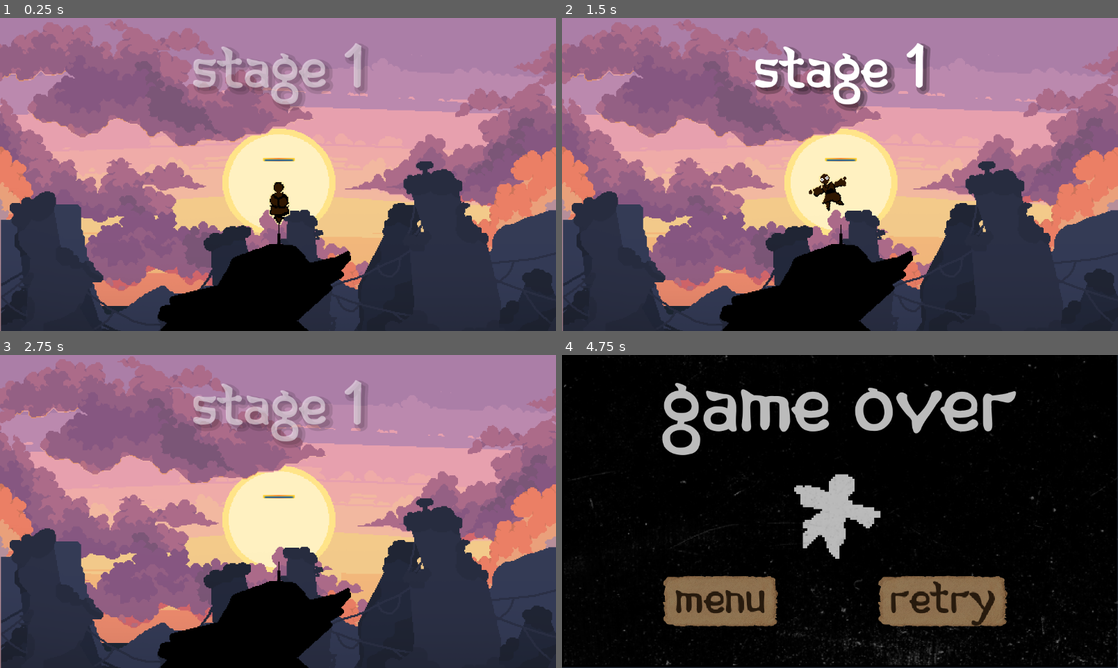
Above: before the commit, frames 1-4 (two rows, left to right).
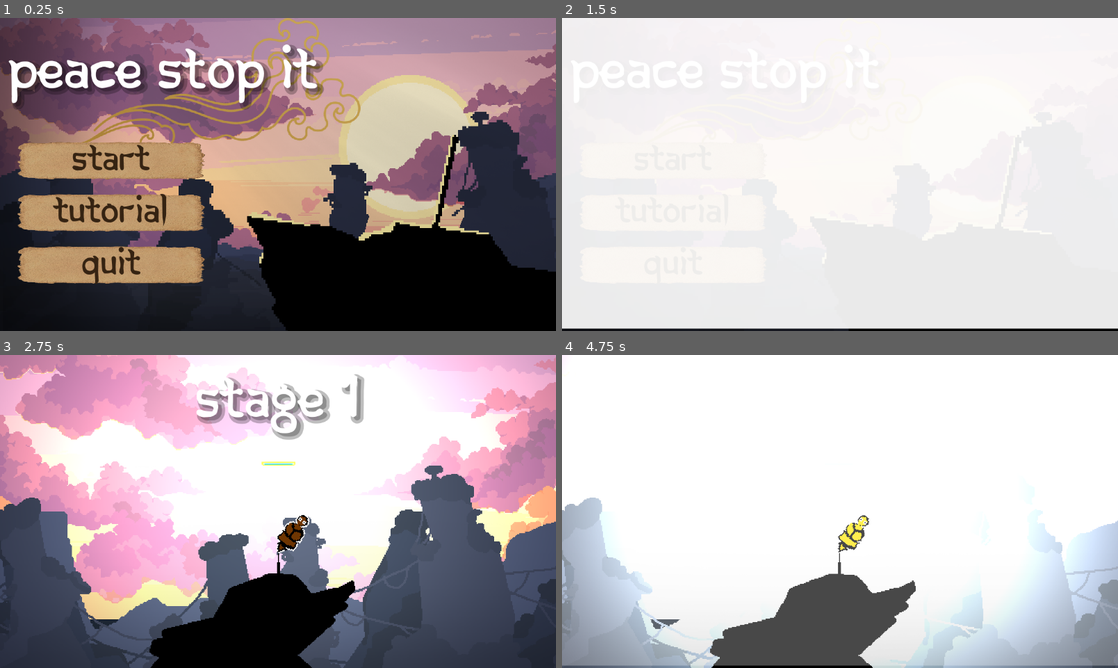
Above: after the commit, the same moments.

Repository: BluePolar282/Jame-Gam-58-2
Game: Godot game, scene res://Jame-Gam-58/UI/scenes/main_manu.tscn
Two runs of this game, one before a commit and one after it. Both use one fixed random seed, a clock stepped at 60 frames per second and the inputs below. Before the commit the project starts from res://Jame-Gam-58/Utilities/scenes/main_scene.tscn.
Inputs (mouse positions are in pixels of both pictures, inside the frame that each line leads up to):
- Up to frame 1 (0.25 s): no input
- Up to frame 2 (1.5 s): click (673, 161) at 0.5 s, where only the run after the commit has a clickable "Start"; click (684, 158) at 1.25 s, where only the run after the commit has a clickable "Start"
- Up to frame 3 (2.75 s): tap Enter at 2 s; move the mouse to (305, 511) at 2.02 s; hold W (up) from 2.03 s (still down)
- Up to frame 4 (4.75 s): keep holding W (up); move the mouse to (812, 511) at 2.77 s; move the mouse to (851, 505) at 3.52 s; move the mouse to (834, 517) at 4.27 s

The runs differ from the first frame. In frame 1, 79% of the frame differs, in the area x 0-100%, y 0-100%; in frame 2, 99%; in frame 3, 79%; in frame 4, 100%.

Commit message:
started with ending animation

Diff:
--- a/Jame-Gam-58/Objects/scripts/tower.gd
+++ b/Jame-Gam-58/Objects/scripts/tower.gd
@@ -10,7 +10,7 @@
 
 func _on_area_2d_area_entered(area: Area2D) -> void:
 	if area.is_in_group("Bullet"):
-		Globals.HEALTH = Globals.HEALTH - 0
+		Globals.HEALTH = Globals.HEALTH - 1
 		area.get_parent().queue_free()
 		currently_animating = true
 		$AnimatedSprite2D.play("damage")
@@ -19,6 +19,7 @@
 
 func _process(delta: float):
 	rotation = Globals.tilt
+	print(Globals.tilt)
 
 	if Globals.tilt > 0.45 or Globals.tilt < -0.45 and Globals.lost == false and currently_animating == false:
 		$AnimatedSprite2D.play("scared")
@@ -32,17 +33,3 @@
 		ragdoll_velocity.y += RAGDOLL_GRAVITY * delta
 		global_position.y += ragdoll_velocity.y * delta
 		return
-
-
-@onready var balance_bar = $"/root/main scene/earlyBar"
-
-func _on_left_side_entered(area: Area2D) -> void:
-	if area.is_in_group("Bullet"):
-		print("left hit")
-		balance_bar.nudge(250.0)
-
-
-func _on_right_side_entered(area: Area2D) -> void:
-	if area.is_in_group("Bullet"):
-		print("right hit")
-		balance_bar.nudge(-250.0)
--- a/Jame-Gam-58/UI/scenes/endscreen.tscn
+++ b/Jame-Gam-58/UI/scenes/endscreen.tscn
@@ -11,9 +11,11 @@
 
 [sub_resource type="LabelSettings" id="LabelSettings_2ehcm"]
 font = ExtResource("6_sifph")
-font_size = 176
-outline_size = 3
+font_size = 156
 outline_color = Color(0, 0, 0, 1)
+shadow_size = 26
+shadow_color = Color(0, 0, 0, 0.180392)
+shadow_offset = Vector2(5.385, 8.83)
 
 [node name="endscreen" type="Control"]
 layout_mode = 3
@@ -32,18 +34,13 @@
 scale = Vector2(2, 1.99383)
 texture = ExtResource("2_qfu7s")
 
-[node name="Sprite2D" type="Sprite2D" parent="CanvasLayer/inner-peace"]
-self_modulate = Color(1, 1, 1, 0.481)
-position = Vector2(0, -6.5)
-scale = Vector2(1, 0.962857)
-texture = ExtResource("3_oxdoe")
-
 [node name="Sprite2D2" type="Sprite2D" parent="CanvasLayer/inner-peace"]
 self_modulate = Color(1, 1, 1, 0.584)
 scale = Vector2(-0.15, -0.15)
 texture = ExtResource("4_agioj")
 
 [node name="death" type="Sprite2D" parent="CanvasLayer"]
+visible = false
 
 [node name="ColorRect" type="ColorRect" parent="CanvasLayer/death"]
 offset_right = 1150.0
@@ -61,13 +58,15 @@
 texture = ExtResource("3_oxdoe")
 
 [node name="CenterContainer" type="CenterContainer" parent="CanvasLayer"]
-anchors_preset = 5
+anchors_preset = -1
 anchor_left = 0.5
+anchor_top = 0.174
 anchor_right = 0.5
+anchor_bottom = 0.174
 offset_left = -265.0
-offset_top = 18.0
+offset_top = -94.752
 offset_right = 262.0
-offset_bottom = 208.0
+offset_bottom = 95.248
 grow_horizontal = 2
 
 [node name="Label" type="Label" parent="CanvasLayer/CenterContainer"]
--- a/Jame-Gam-58/UI/scenes/main_manu.tscn
+++ b/Jame-Gam-58/UI/scenes/main_manu.tscn
@@ -79,7 +79,7 @@
 scroll_scale = Vector2(0.7, 0.7)
 
 [node name="Sprite2D" type="Sprite2D" parent="rock"]
-position = Vector2(576.463, 327.5)
+position = Vector2(596, 352)
 scale = Vector2(1.33535, 1.33535)
 texture = ExtResource("6_ftvnr")
 
@@ -89,6 +89,17 @@
 script = ExtResource("1_fgsbe")
 
 [node name="CanvasLayer" type="CanvasLayer" parent="."]
+
+[node name="fade" type="Sprite2D" parent="CanvasLayer"]
+position = Vector2(184, 333)
+rotation = 1.5708
+scale = Vector2(0.6, 0.6)
+texture = ExtResource("6_tch6l")
+
+[node name="fade2" type="Sprite2D" parent="CanvasLayer"]
+position = Vector2(582, 608)
+scale = Vector2(0.6, 0.6)
+texture = ExtResource("6_tch6l")
 
 [node name="Sprite2D" type="Sprite2D" parent="CanvasLayer"]
 position = Vector2(451, 137)
--- a/Jame-Gam-58/UI/scripts/endscreen.gd
+++ b/Jame-Gam-58/UI/scripts/endscreen.gd
@@ -4,13 +4,12 @@
 # Called when the node enters the scene tree for the first time.
 func _ready() -> void:
 	if Globals.won == true:
+		$CanvasLayer/HBoxContainer.visible = false
 		$CanvasLayer/death.visible = false
 		$"CanvasLayer/inner-peace".visible
-		$CanvasLayer/CenterContainer/Label.text = "finally,
-
-
-		inner peace..."
+		$CanvasLayer/CenterContainer/Label.text = "peace at last"
 	elif Globals.lost == true:
+		$CanvasLayer/HBoxContainer.visible = true
 		$"CanvasLayer/inner-peace".visible= false
 		$CanvasLayer/death.visible
 		$CanvasLayer/CenterContainer/Label.text = "game over"
--- a/Jame-Gam-58/UI/scripts/main_manu.tres
+++ b/Jame-Gam-58/UI/scripts/main_manu.tres
@@ -4,7 +4,7 @@
 
 [resource]
 font = ExtResource("1_qt8g4")
-font_size = 126
+font_size = 121
 outline_color = Color(0, 0, 0, 1)
 shadow_size = 26
 shadow_color = Color(0, 0, 0, 0.254)
--- a/Jame-Gam-58/Utilities/scenes/main_scene.tscn
+++ b/Jame-Gam-58/Utilities/scenes/main_scene.tscn
@@ -1,9 +1,10 @@
-[gd_scene load_steps=23 format=3 uid="uid://cedmi77yo3ej"]
-
-[ext_resource type="Script" path="res://Jame-Gam-58/Utilities/scripts/main_scene.gd" id="1_hko3k"]
+[gd_scene load_steps=25 format=3 uid="uid://cedmi77yo3ej"]
+
 [ext_resource type="PackedScene" uid="uid://bx4u72kmieiup" path="res://Jame-Gam-58/Utilities/scenes/bullet_spawner.tscn" id="1_ox7t7"]
 [ext_resource type="PackedScene" uid="uid://guryynls3o1l" path="res://Jame-Gam-58/Objects/scenes/tower.tscn" id="2_7mml0"]
+[ext_resource type="Texture2D" uid="uid://byobtri63orhw" path="res://Jame-Gam-58/Utilities/assets/Glow-PNG-File.png" id="2_ko6oc"]
 [ext_resource type="PackedScene" uid="uid://dwi8nac8a67fu" path="res://Jame-Gam-58/Objects/scenes/shield.tscn" id="3_gvl8j"]
+[ext_resource type="Script" path="res://Jame-Gam-58/Utilities/scripts/point_light_2d.gd" id="4_40aq8"]
 [ext_resource type="Script" path="res://Jame-Gam-58/Utilities/scripts/balanceBar.gd" id="5_5dlt0"]
 [ext_resource type="Texture2D" uid="uid://34m50dj66vc" path="res://Jame-Gam-58/Utilities/assets/Black-Fade-PNG-Isolated-File.png" id="5_07asn"]
 [ext_resource type="Texture2D" uid="uid://cy3q253kcbkte" path="res://Jame-Gam-58/Objects/earlyAssets/earlyHead.png" id="5_15ev6"]
@@ -22,13 +23,117 @@
 [ext_resource type="LabelSettings" uid="uid://cv60yr3d4fomp" path="res://Jame-Gam-58/UI/scripts/main_manu.tres" id="15_fadg7"]
 [ext_resource type="AudioStream" uid="uid://bqsceh1v03dc4" path="res://Jame-Gam-58/Utilities/assets/fallSound_temp.mp3" id="19_nq8ia"]
 [ext_resource type="PackedScene" uid="uid://byws6lghtmj7l" path="res://Jame-Gam-58/UI/scenes/inner_peace_meter.tscn" id="19_p3fk7"]
+[ext_resource type="Script" path="res://Jame-Gam-58/UI/scripts/camera_2d.gd" id="24_50550"]
 
 [node name="main scene" type="Node2D"]
 position = Vector2(578, 387)
-script = ExtResource("1_hko3k")
-
-[node name="Camera2D" type="Camera2D" parent="."]
-zoom = Vector2(1.005, 1.005)
+
+[node name="background music" type="AudioStreamPlayer2D" parent="."]
+stream = ExtResource("6_pfejq")
+volume_db = -13.867
+
+[node name="parallax layers" type="Node2D" parent="."]
+position = Vector2(-578, -387)
+
+[node name="Parallax2D" type="Parallax2D" parent="parallax layers"]
+repeat_size = Vector2(2200, 0)
+autoscroll = Vector2(24.425, 0)
+repeat_times = 50
+
+[node name="Sprite2D" type="Sprite2D" parent="parallax layers/Parallax2D"]
+position = Vector2(0, 272)
+scale = Vector2(2, 2)
+texture = ExtResource("6_e1ag4")
+
+[node name="Sprite2D2" type="Sprite2D" parent="parallax layers/Parallax2D"]
+position = Vector2(1132, 273)
+scale = Vector2(2, 2)
+texture = ExtResource("6_e1ag4")
+flip_h = true
+
+[node name="sun" type="Sprite2D" parent="parallax layers"]
+position = Vector2(577, 340)
+scale = Vector2(1.782, 1.655)
+texture = ExtResource("7_v57xl")
+
+[node name="Parallax2D2" type="Parallax2D" parent="parallax layers"]
+repeat_size = Vector2(1152, 0)
+autoscroll = Vector2(10.51, 0)
+repeat_times = 50
+
+[node name="Sprite2D" type="Sprite2D" parent="parallax layers/Parallax2D2"]
+position = Vector2(578, 323)
+scale = Vector2(2, 2)
+texture = ExtResource("7_6dmrp")
+
+[node name="Parallax2D7" type="Parallax2D" parent="parallax layers"]
+
+[node name="Sprite2D" type="Sprite2D" parent="parallax layers/Parallax2D7"]
+position = Vector2(578, 387)
+scale = Vector2(2, 2)
+texture = ExtResource("8_bkwjl")
+
+[node name="Parallax2D8" type="Parallax2D" parent="parallax layers"]
+
+[node name="Sprite2D" type="Sprite2D" parent="parallax layers/Parallax2D8"]
+position = Vector2(575, 306)
+scale = Vector2(2, 2)
+texture = ExtResource("9_l0trq")
+
+[node name="Parallax2D3" type="Parallax2D" parent="parallax layers"]
+scroll_offset = Vector2(578, 387)
+
+[node name="Sprite2D" type="Sprite2D" parent="parallax layers/Parallax2D3"]
+position = Vector2(0, 23.43)
+scale = Vector2(2, 2)
+texture = ExtResource("9_isqnq")
+
+[node name="Parallax2D4" type="Parallax2D" parent="parallax layers"]
+scroll_offset = Vector2(578, 387)
+
+[node name="Sprite2D" type="Sprite2D" parent="parallax layers/Parallax2D4"]
+position = Vector2(0, -0.48)
+scale = Vector2(2, 2)
+texture = ExtResource("10_bp5yb")
+
+[node name="Parallax2D5" type="Parallax2D" parent="parallax layers"]
+scroll_offset = Vector2(578, 407)
+
+[node name="Sprite2D" type="Sprite2D" parent="parallax layers/Parallax2D5"]
+position = Vector2(0, 24.175)
+scale = Vector2(2, 2)
+texture = ExtResource("11_vrwlp")
+
+[node name="Sprite2D4" type="Sprite2D" parent="parallax layers"]
+position = Vector2(571, 637)
+texture = ExtResource("5_07asn")
+
+[node name="Parallax2D6" type="Parallax2D" parent="parallax layers"]
+scroll_offset = Vector2(568, 391)
+
+[node name="Sprite2D" type="Sprite2D" parent="parallax layers/Parallax2D6"]
+position = Vector2(-27, -22)
+scale = Vector2(2, 2)
+texture = ExtResource("12_ek5rd")
+
+[node name="CanvasLayer" type="CanvasLayer" parent="."]
+
+[node name="stage label" type="Label" parent="CanvasLayer"]
+anchors_preset = -1
+anchor_left = 0.5
+anchor_top = 0.049
+anchor_right = 0.5
+anchor_bottom = 0.243975
+offset_left = -171.0
+offset_top = 0.247999
+offset_right = 173.0
+offset_bottom = 3.90398
+text = "STAGE 1"
+label_settings = ExtResource("15_fadg7")
+script = ExtResource("8_twnem")
+metadata/_edit_use_anchors_ = true
+
+[node name="vignette" type="Sprite2D" parent="CanvasLayer"]
 
 [node name="spawner-container2" type="Control" parent="."]
 layout_mode = 3
@@ -37,133 +142,24 @@
 offset_bottom = 40.0
 metadata/_edit_use_anchors_ = true
 
-[node name="CanvasLayer" type="CanvasLayer" parent="spawner-container2"]
-
-[node name="bullet-spawner1" parent="spawner-container2/CanvasLayer" groups=["Left Spawner"] instance=ExtResource("1_ox7t7")]
-position = Vector2(-22, 387)
+[node name="bullet-spawner1" parent="spawner-container2" groups=["Left Spawner"] instance=ExtResource("1_ox7t7")]
+position = Vector2(-600, 0)
 rotation = -3.14159
 
-[node name="bullet-spawner2" parent="spawner-container2/CanvasLayer" groups=["Top Left Spawner"] instance=ExtResource("1_ox7t7")]
-position = Vector2(128, -63)
+[node name="bullet-spawner2" parent="spawner-container2" groups=["Top Left Spawner"] instance=ExtResource("1_ox7t7")]
+position = Vector2(-450, -450)
 rotation = -1.5708
 
-[node name="bullet-spawner3" parent="spawner-container2/CanvasLayer" groups=["Top Spawner"] instance=ExtResource("1_ox7t7")]
-position = Vector2(578, -213)
-
-[node name="bullet-spawner4" parent="spawner-container2/CanvasLayer" groups=["Top Right Spawner"] instance=ExtResource("1_ox7t7")]
-position = Vector2(1028, -63)
+[node name="bullet-spawner3" parent="spawner-container2" groups=["Top Spawner"] instance=ExtResource("1_ox7t7")]
+position = Vector2(0, -600)
+
+[node name="bullet-spawner4" parent="spawner-container2" groups=["Top Right Spawner"] instance=ExtResource("1_ox7t7")]
+position = Vector2(450, -450)
 rotation = -1.5708
 
-[node name="bullet-spawner5" parent="spawner-container2/CanvasLayer" groups=["Right Spawner"] instance=ExtResource("1_ox7t7")]
-position = Vector2(1178, 387)
+[node name="bullet-spawner5" parent="spawner-container2" groups=["Right Spawner"] instance=ExtResource("1_ox7t7")]
+position = Vector2(600, 0)
 rotation = -1.5708
-
-[node name="CanvasLayer" type="CanvasLayer" parent="."]
-
-[node name="shield" parent="CanvasLayer" instance=ExtResource("3_gvl8j")]
-position = Vector2(578, 387)
-
-[node name="tower" parent="CanvasLayer" instance=ExtResource("2_7mml0")]
-visibility_layer = 2
-position = Vector2(579, 426)
-
-[node name="background music" type="AudioStreamPlayer2D" parent="."]
-stream = ExtResource("6_pfejq")
-volume_db = -13.867
-
-[node name="sky parallax" type="ParallaxBackground" parent="."]
-
-[node name="Parallax2D" type="Parallax2D" parent="sky parallax"]
-repeat_size = Vector2(2200, 0)
-autoscroll = Vector2(24.425, 0)
-repeat_times = 50
-
-[node name="Sprite2D" type="Sprite2D" parent="sky parallax/Parallax2D"]
-position = Vector2(0, 272)
-scale = Vector2(2, 2)
-texture = ExtResource("6_e1ag4")
-
-[node name="Sprite2D2" type="Sprite2D" parent="sky parallax/Parallax2D"]
-position = Vector2(1132, 273)
-scale = Vector2(2, 2)
-texture = ExtResource("6_e1ag4")
-flip_h = true
-
-[node name="sun" type="Sprite2D" parent="sky parallax"]
-position = Vector2(577, 340)
-scale = Vector2(1.782, 1.655)
-texture = ExtResource("7_v57xl")
-
-[node name="Parallax2D2" type="Parallax2D" parent="sky parallax"]
-repeat_size = Vector2(1152, 0)
-autoscroll = Vector2(10.51, 0)
-repeat_times = 50
-
-[node name="Sprite2D" type="Sprite2D" parent="sky parallax/Parallax2D2"]
-position = Vector2(578, 323)
-scale = Vector2(2, 2)
-texture = ExtResource("7_6dmrp")
-
-[node name="ParallaxLayer4" type="ParallaxLayer" parent="sky parallax"]
-position = Vector2(578, 387)
-
-[node name="Sprite2D" type="Sprite2D" parent="sky parallax/ParallaxLayer4"]
-scale = Vector2(2, 2)
-texture = ExtResource("8_bkwjl")
-
-[node name="ParallaxLayer5" type="ParallaxLayer" parent="sky parallax"]
-position = Vector2(578, 387)
-
-[node name="Sprite2D" type="Sprite2D" parent="sky parallax/ParallaxLayer5"]
-scale = Vector2(2, 2)
-texture = ExtResource("9_l0trq")
-
-[node name="background parallax" type="ParallaxBackground" parent="."]
-
-[node name="Parallax2D" type="Parallax2D" parent="background parallax"]
-scroll_offset = Vector2(578, 387)
-
-[node name="Sprite2D" type="Sprite2D" parent="background parallax/Parallax2D"]
-position = Vector2(0, 23.43)
-scale = Vector2(2, 2)
-texture = ExtResource("9_isqnq")
-
-[node name="Parallax2D2" type="Parallax2D" parent="background parallax"]
-scroll_offset = Vector2(578, 387)
-
-[node name="Sprite2D" type="Sprite2D" parent="background parallax/Parallax2D2"]
-position = Vector2(0, -0.48)
-scale = Vector2(2, 2)
-texture = ExtResource("10_bp5yb")
-
-[node name="Parallax2D3" type="Parallax2D" parent="background parallax"]
-scroll_offset = Vector2(578, 407)
-
-[node name="Sprite2D" type="Sprite2D" parent="background parallax/Parallax2D3"]
-position = Vector2(0, 24.175)
-scale = Vector2(2, 2)
-texture = ExtResource("11_vrwlp")
-
-[node name="Sprite2D4" type="Sprite2D" parent="background parallax"]
-position = Vector2(571, 637)
-texture = ExtResource("5_07asn")
-
-[node name="Parallax2D4" type="Parallax2D" parent="background parallax"]
-scroll_offset = Vector2(568, 391)
-
-[node name="Sprite2D" type="Sprite2D" parent="background parallax/Parallax2D4"]
-position = Vector2(-27, -61)
-scale = Vector2(2, 2)
-texture = ExtResource("12_ek5rd")
-
-[node name="stage label" type="Label" parent="."]
-offset_left = -177.0
-offset_top = -279.0
-offset_right = 186.0
-offset_bottom = -132.0
-text = "STAGE 1"
-label_settings = ExtResource("15_fadg7")
-script = ExtResource("8_twnem")
 
 [node name="earlyBar" type="Sprite2D" parent="."]
 position = Vector2(0, 210)
@@ -181,3 +177,24 @@
 visible = false
 position = Vector2(388, 226)
 scale = Vector2(0.725, 0.725)
+
+[node name="shield" parent="." instance=ExtResource("3_gvl8j")]
+
+[node name="tower" parent="." instance=ExtResource("2_7mml0")]
+visibility_layer = 2
+position = Vector2(1, 78)
+
+[node name="PointLight2D" type="PointLight2D" parent="."]
+position = Vector2(3, -39)
+scale = Vector2(1.64507, 1.56412)
+color = Color(0.999998, 0.99955, 0.720167, 1)
+energy = 0.15
+texture = ExtResource("2_ko6oc")
+texture_scale = 0.71
+script = ExtResource("4_40aq8")
+
+[node name="Camera2D" type="Camera2D" parent="."]
+offset = Vector2(0, -81.165)
+ignore_rotation = false
+zoom = Vector2(1.065, 1.065)
+script = ExtResource("24_50550")
--- a/Jame-Gam-58/Utilities/scenes/transition.tscn
+++ b/Jame-Gam-58/Utilities/scenes/transition.tscn
@@ -11,6 +11,18 @@
 tracks/0/interp = 1
 tracks/0/loop_wrap = true
 tracks/0/keys = {
+"times": PackedFloat32Array(0),
+"transitions": PackedFloat32Array(1),
+"update": 0,
+"values": [Color(1, 1, 1, 1)]
+}
+tracks/1/type = "value"
+tracks/1/imported = false
+tracks/1/enabled = true
+tracks/1/path = NodePath("ColorRect:color")
+tracks/1/interp = 1
+tracks/1/loop_wrap = true
+tracks/1/keys = {
 "times": PackedFloat32Array(0),
 "transitions": PackedFloat32Array(1),
 "update": 0,
@@ -49,13 +61,53 @@
 
 [sub_resource type="Animation" id="Animation_svb2x"]
 resource_name = "fade-to-white"
+tracks/0/type = "value"
+tracks/0/imported = false
+tracks/0/enabled = true
+tracks/0/path = NodePath("ColorRect:modulate")
+tracks/0/interp = 1
+tracks/0/loop_wrap = true
+tracks/0/keys = {
+"times": PackedFloat32Array(0, 1),
+"transitions": PackedFloat32Array(1, 1),
+"update": 0,
+"values": [Color(1, 1, 1, 0), Color(1, 1, 1, 1)]
+}
+tracks/1/type = "value"
+tracks/1/imported = false
+tracks/1/enabled = true
+tracks/1/path = NodePath("ColorRect:color")
+tracks/1/interp = 1
+tracks/1/loop_wrap = true
+tracks/1/keys = {
+"times": PackedFloat32Array(0),
+"transitions": PackedFloat32Array(1),
+"update": 0,
+"values": [Color(1, 1, 1, 1)]
+}
+
+[sub_resource type="Animation" id="Animation_6ns5k"]
+resource_name = "white-to-fade"
+tracks/0/type = "value"
+tracks/0/imported = false
+tracks/0/enabled = true
+tracks/0/path = NodePath("ColorRect:modulate")
+tracks/0/interp = 1
+tracks/0/loop_wrap = true
+tracks/0/keys = {
+"times": PackedFloat32Array(0, 1),
+"transitions": PackedFloat32Array(1, 1),
+"update": 0,
+"values": [Color(1, 1, 1, 1), Color(1, 1, 1, 0)]
+}
 
 [sub_resource type="AnimationLibrary" id="AnimationLibrary_esfph"]
 _data = {
 "RESET": SubResource("Animation_f1x5m"),
 "black-to-fade": SubResource("Animation_rh7y0"),
 "fade-to-black": SubResource("Animation_56dwv"),
-"fade-to-white": SubResource("Animation_svb2x")
+"fade-to-white": SubResource("Animation_svb2x"),
+"white-to-fade": SubResource("Animation_6ns5k")
 }
 
 [node name="transition" type="CanvasLayer"]
@@ -65,7 +117,6 @@
 [node name="ColorRect" type="ColorRect" parent="."]
 offset_right = 1153.0
 offset_bottom = 643.0
-color = Color(0, 0, 0, 1)
 
 [node name="AnimationPlayer" type="AnimationPlayer" parent="."]
 libraries = {
--- a/Jame-Gam-58/Utilities/scripts/balanceBar.gd
+++ b/Jame-Gam-58/Utilities/scripts/balanceBar.gd
@@ -45,7 +45,7 @@
 
 	if (early_head.global_position.x - global_position.x) <= -400 or (early_head.global_position.x - global_position.x) >= 400:
 		Globals.game_over.emit()
-		$slipSound.play()
+		#$slipSound.play()
 		start_fade(0.1)
 	else:
 		velocity += (early_head.global_position.x - global_position.x) * GRAVITY * delta
--- a/Jame-Gam-58/Utilities/scripts/globals.gd
+++ b/Jame-Gam-58/Utilities/scripts/globals.gd
@@ -51,7 +51,7 @@
 	get_tree().change_scene_to_file("res://Jame-Gam-58/UI/scenes/endscreen.tscn")
 
 func _game_is_over():
-	lost = true
+	won = true
 	await get_tree().create_timer(2).timeout
 	Transition.transition()
 	await Transition.transition_finished
--- /dev/null
+++ b/Jame-Gam-58/Utilities/scripts/point_light_2d.gd
@@ -0,0 +1,7 @@
+extends PointLight2D
+
+
+func _process(delta: float) -> void:
+	if !Globals.won:
+		return
+	energy += delta * 5.0
--- a/Jame-Gam-58/Utilities/scripts/transition.gd
+++ b/Jame-Gam-58/Utilities/scripts/transition.gd
@@ -2,6 +2,7 @@
 
 @onready var color_rect = $ColorRect
 @onready var animation_player = $AnimationPlayer
+var won = false
 
 signal transition_finished
 
@@ -9,6 +10,10 @@
 	process_mode = Node.PROCESS_MODE_ALWAYS
 	color_rect.visible = false
 	animation_player.animation_finished.connect(on_animation_finished)
+	if Globals.won:
+		won = true
+	else:
+		won = false
 
 func on_animation_finished(anim_name):
 	if anim_name ==  "fade-to-black":
@@ -16,9 +21,16 @@
 		animation_player.play("black-to-fade")
 	elif anim_name ==  "black-to-fade":
 		color_rect.visible = false
-		get_tree().paused = false
+
+	if anim_name == "fade-to-white":
+		transition_finished.emit()
+		animation_player.play("white-to-fade")
+	elif anim_name ==  "white-to-fade":
+		color_rect.visible = false
 
 func transition():
-	get_tree().paused = true
 	color_rect.visible = true
-	animation_player.play("fade-to-black")
+	if won:
+		animation_player.play("fade-to-white")
+	else:
+		animation_player.play("fade-to-black")
--- a/project.godot
+++ b/project.godot
@@ -11,7 +11,7 @@
 [application]
 
 config/name="JameGam#58 - Direction"
-run/main_scene="res://Jame-Gam-58/Utilities/scenes/main_scene.tscn"
+run/main_scene="res://Jame-Gam-58/UI/scenes/main_manu.tscn"
 config/features=PackedStringArray("4.3", "Forward Plus")
 config/icon="res://icon.svg"
 
@@ -84,5 +84,4 @@
 textures/decals/filter=0
 textures/light_projectors/filter=0
 environment/defaults/default_clear_color=Color(0.12038, 0.1577, 0.208848, 1)
-2d/snap/snap_2d_transforms_to_pixel=true
 textures/snap/snap_2d_transforms_to_pixel=true
Binary file changed: Jame-Gam-58/UI/assets/main-menu-rock.png
Not shown: 1 places in Jame-Gam-58/Utilities/scenes/transition.tscn that only renumber resources
